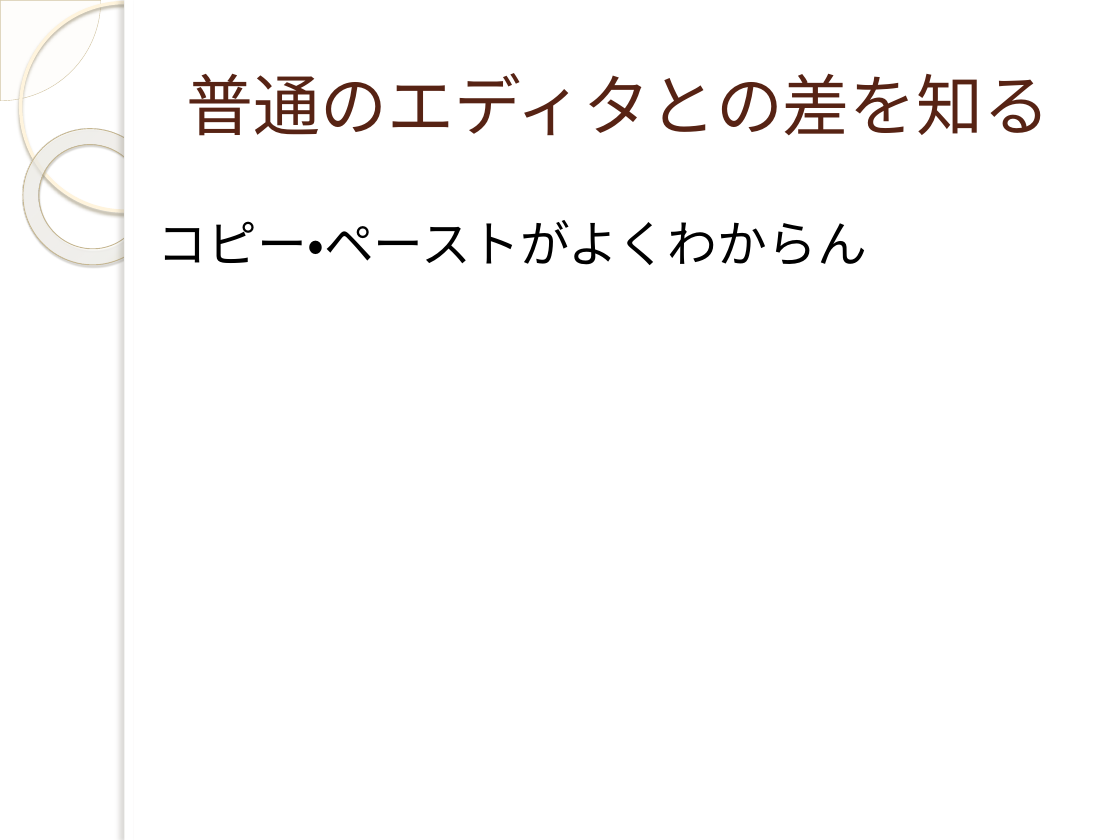
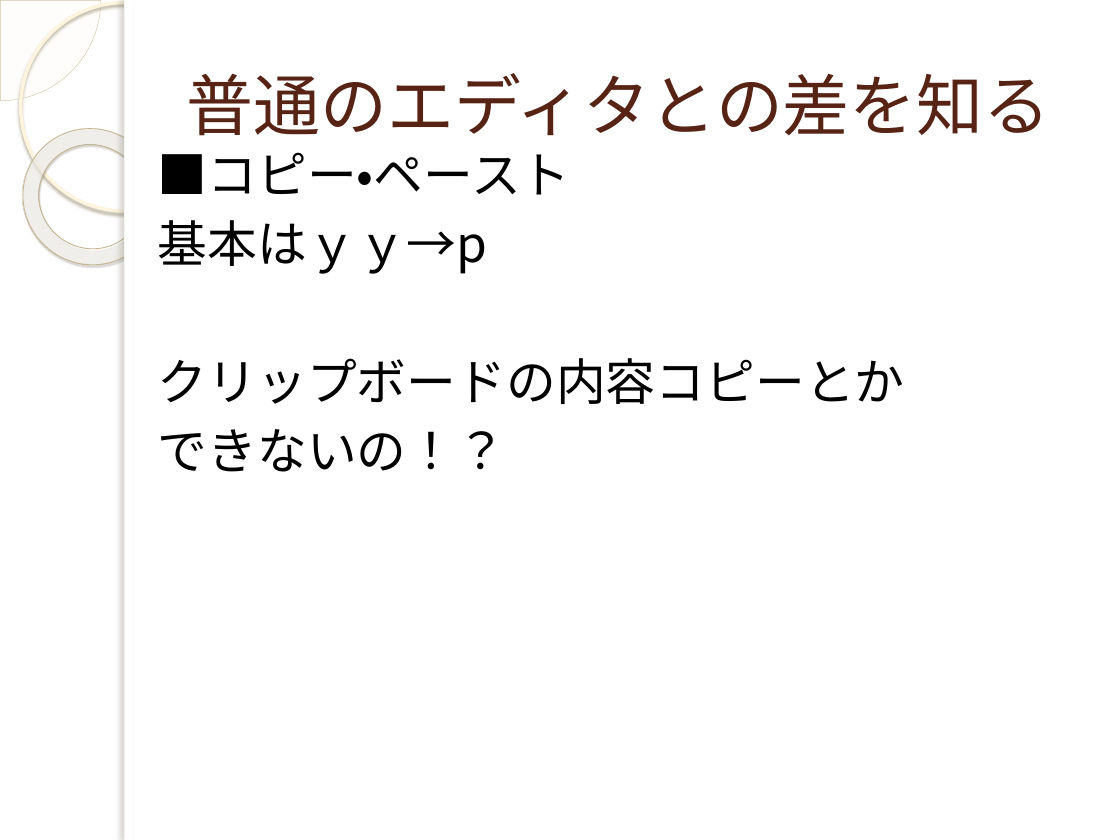
Before and after one commit to yuridonus/FEstudy, a slide deck: slide 23 of vimmer.pptx (slide 22 before the commit). Drawn at 1120x840 pixels with LibreOffice and Linux fonts; fonts in the diff are those of the drawing; background and template pictures are left out. Boxes give left, top, right and bottom in pixels: in the first picture for what was removed or moved away, otherwise in the second. Text is boxed around its words. In the diff, an @@ line names an element or a change of style, - is before the commit and + after.

```diff
--- a/vimmer.pptx
+++ b/vimmer.pptx
@@ text at bbox=[158, 152, 905, 472]: text changed @@
-コピー・ペーストがよくわからん
+■コピー・ペースト
+基本はｙｙ→p
+クリップボードの内容コピーとか
+できないの！？
```
Also in this commit, not shown: 13 other slides changed, 9 slides added, 9 slides removed.
